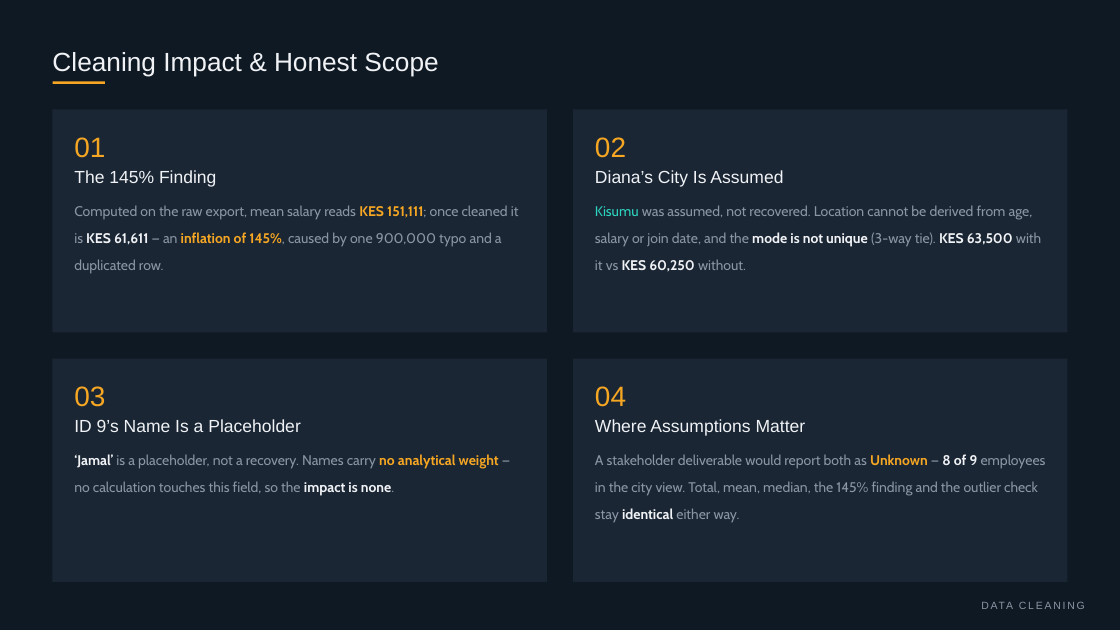
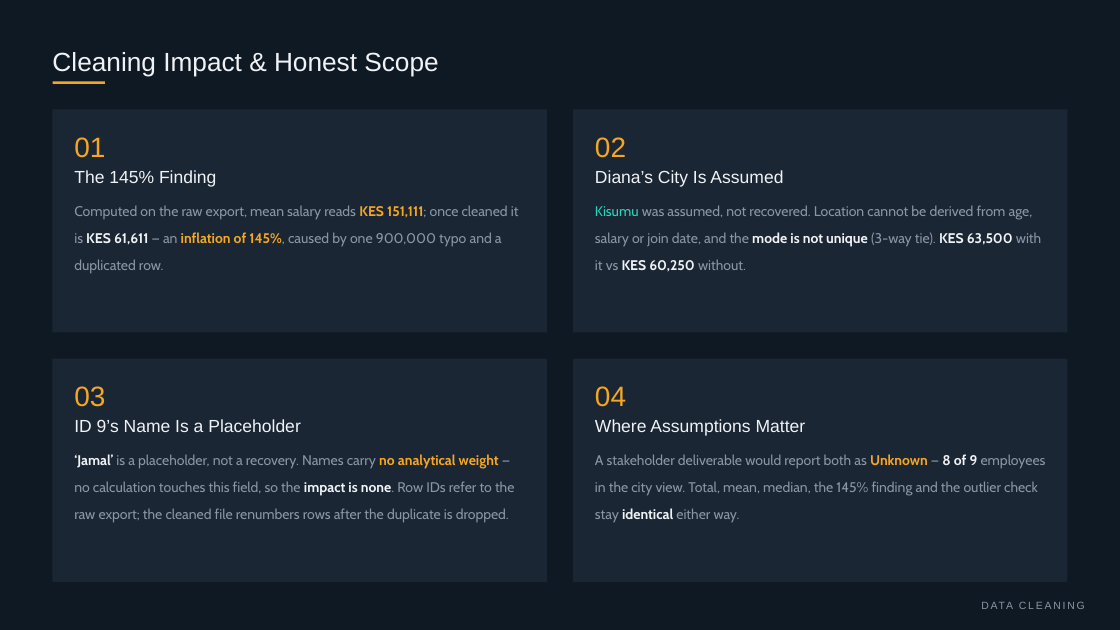
Before and after one commit to Riq-wq/employee-salary-headcount-dashboard, a slide deck: slide 7 of reports/Employee Salary & Headcount Dashboard.pptx. Drawn at 1120x630 pixels with LibreOffice and Linux fonts; fonts in the diff are those of the drawing. Boxes give left, top, right and bottom in pixels: in the first picture for what was removed or moved away, otherwise in the second. Text is boxed around its words. In the diff, an @@ line names an element or a change of style, - is before the commit and + after.

```diff
--- a/reports/Employee Salary & Headcount Dashboard.pptx
+++ b/reports/Employee Salary & Headcount Dashboard.pptx
@@ text at box(74, 454, 514, 523): text changed @@
-‘Jamal’ is a placeholder, not a recovery. Names carry no analytical weight — no calculation touches this field, so the impact is none.
+‘Jamal’ is a placeholder, not a recovery. Names carry no analytical weight — no calculation touches this field, so the impact is none. Row IDs refer to the raw export; the cleaned file renumbers rows after the duplicate is dropped.
```
Also in this commit, not shown: 3 other files.
